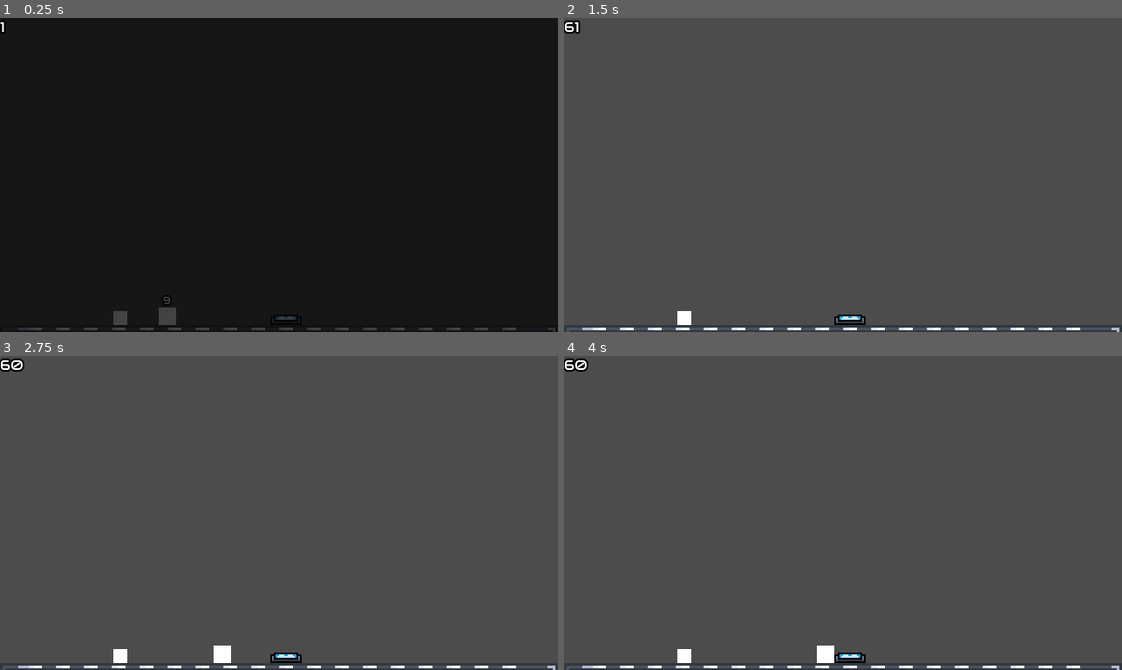
Above: before the commit, frames 1-4 (two rows, left to right).
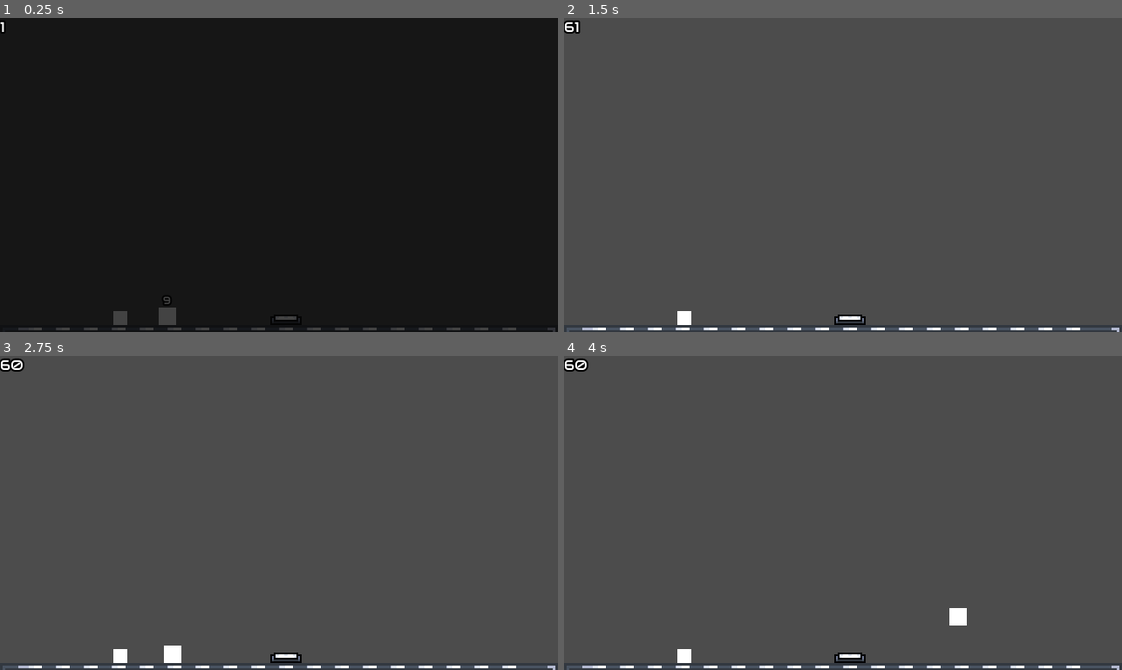
Above: after the commit, the same moments.

Repository: moha2008dev/slime-shift
Game: Godot game, scene res://scenes/World.tscn
Same seed, same stepped clock (60 frames per second), same inputs: the game is played once before the commit and once after it. This scene is started directly instead of the project's main scene.
Inputs:
- Up to frame 1 (0.25 s): no input
- Up to frame 2 (1.5 s): hold D (right) from 0.53 s (still down); tap W (up) at 0.77 s
- Up to frame 3 (2.75 s): tap W (up) at 1.52 s; release D (right) at 2.03 s; hold A (left) from 2.03 s (still down)
- Up to frame 4 (4 s): release A (left) at 2.78 s; hold D (right) from 2.78 s (still down); tap W (up) at 3.02, 3.77 s

The runs differ from the first frame. In frame 1, less than 0.1% of the frame differs, in the area x 49-54%, y 95-97%; in frame 2, less than 0.1%; in frame 3, 0.4%, in the area x 29-54%, y 92-98%; in frame 4, 0.4%.

Commit message:
Update World.tscn

Diff:
--- a/scenes/World.tscn
+++ b/scenes/World.tscn
@@ -139,7 +139,6 @@
 [node name="StateArea" type="Area2D" parent="."]
 position = Vector2( 328, 347 )
 script = ExtResource( 4 )
-state = "Iced"
 
 [node name="AnimatedSprite2" type="AnimatedSprite" parent="StateArea"]
 position = Vector2( 2, -7 )
